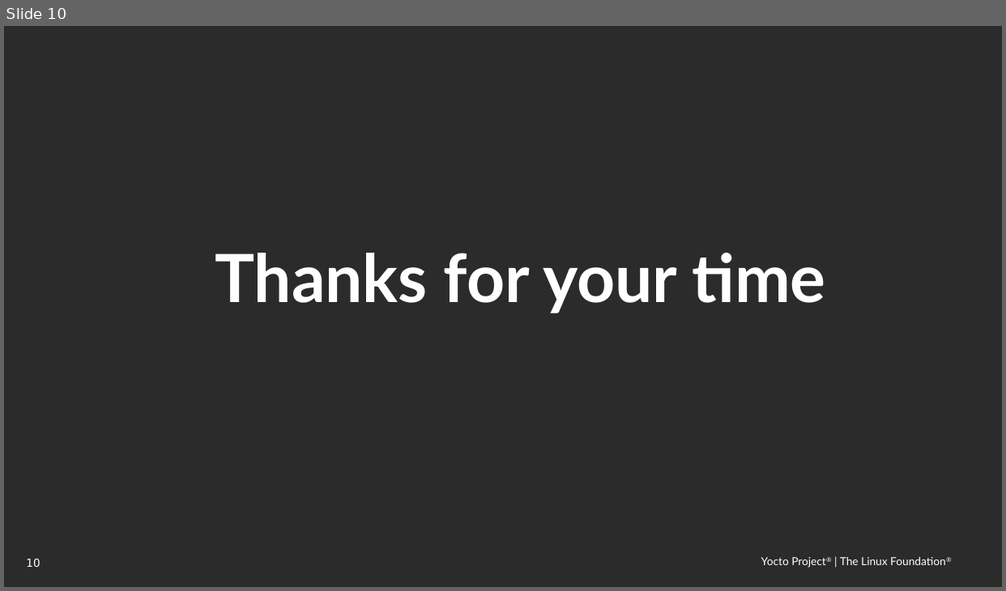
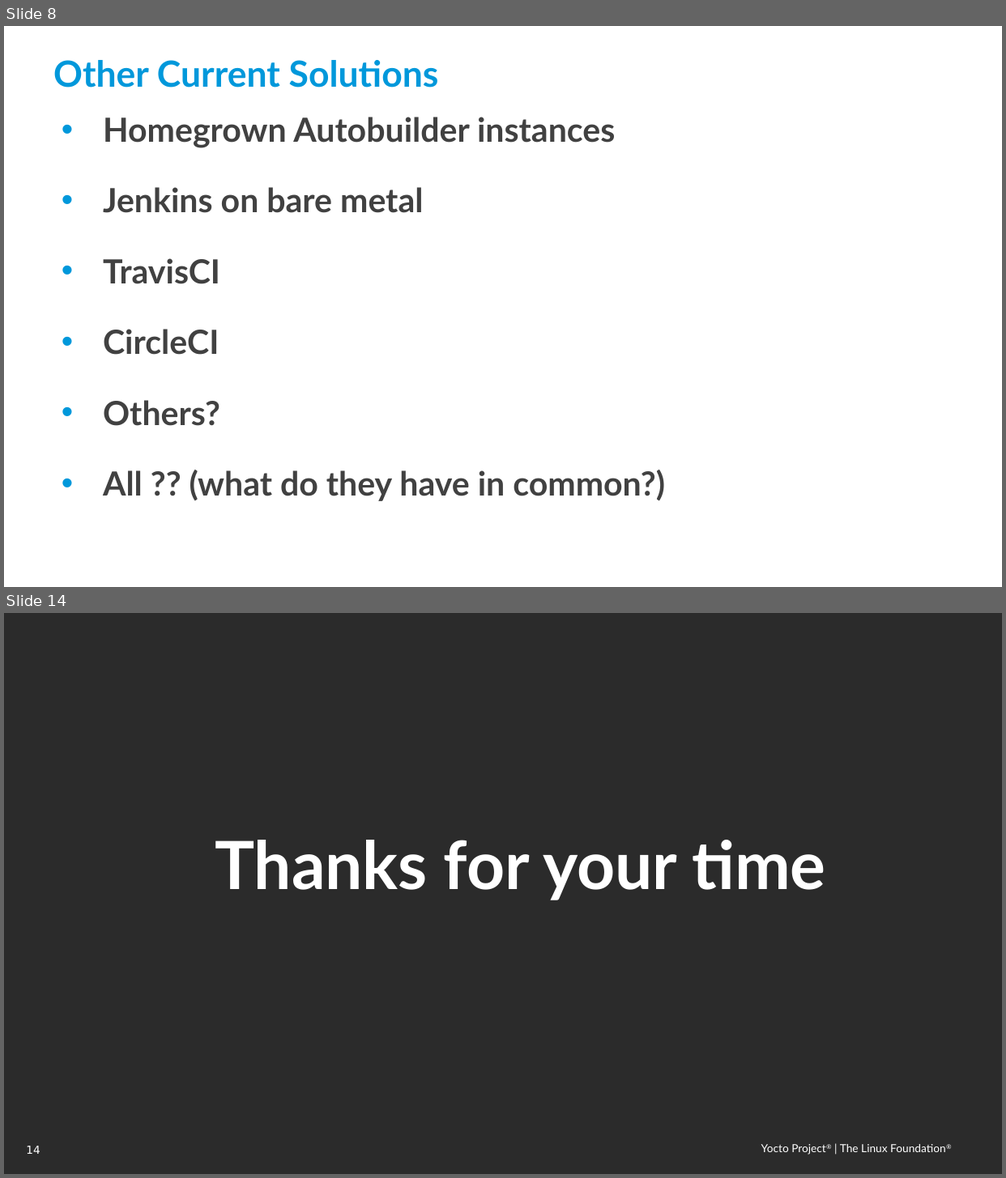
Before and after one commit to threexc/yocto-tekton, a slide deck: yddtalk/YP_DevDay_k8s_tekton.odp. Shown one above the other, each under a label of ours: slide 10 before the commit, slides 8 and 14 after it; the slides between them are not shown. The pictures are 1006x591 and 1006x1178 pixels, drawn with LibreOffice and Linux fonts; fonts in the diff are those of the drawing; background and template pictures are left out; a plain dark background stands for a picture behind light text. Boxes give left, top, right and bottom in pixels: in the first picture for what was removed or moved away, otherwise in the second. Text is boxed around its words. In the diff, an @@ line names an element or a change of style, - is before the commit and + after.

```diff
--- a/yddtalk/YP_DevDay_k8s_tekton.odp
+++ b/yddtalk/YP_DevDay_k8s_tekton.odp
@@ slide 8 added at box(4, 26, 1002, 587), background picture (left out); not listed: 2 template elements that a slide beside it also shows @@
@@ title added at box(53, 60, 439, 88), 26 pt, text #0098DB, bold @@
+Other Current Solutions
@@ text added at box(103, 117, 665, 501), 24 pt, text #414141, bold @@
+• Homegrown Autobuilder instances
+• Jenkins on bare metal
+• TravisCI
+• CircleCI
+• Others?
+• All ?? (what do they have in common?)
@@ what was slide 10 is now slide 14 @@
@@ page number at box(26, 1146, 40, 1154): text changed @@
-10
+14
```
Also in this commit, not shown: 2 slides changed, 6 other slides added, 3 slides removed.
